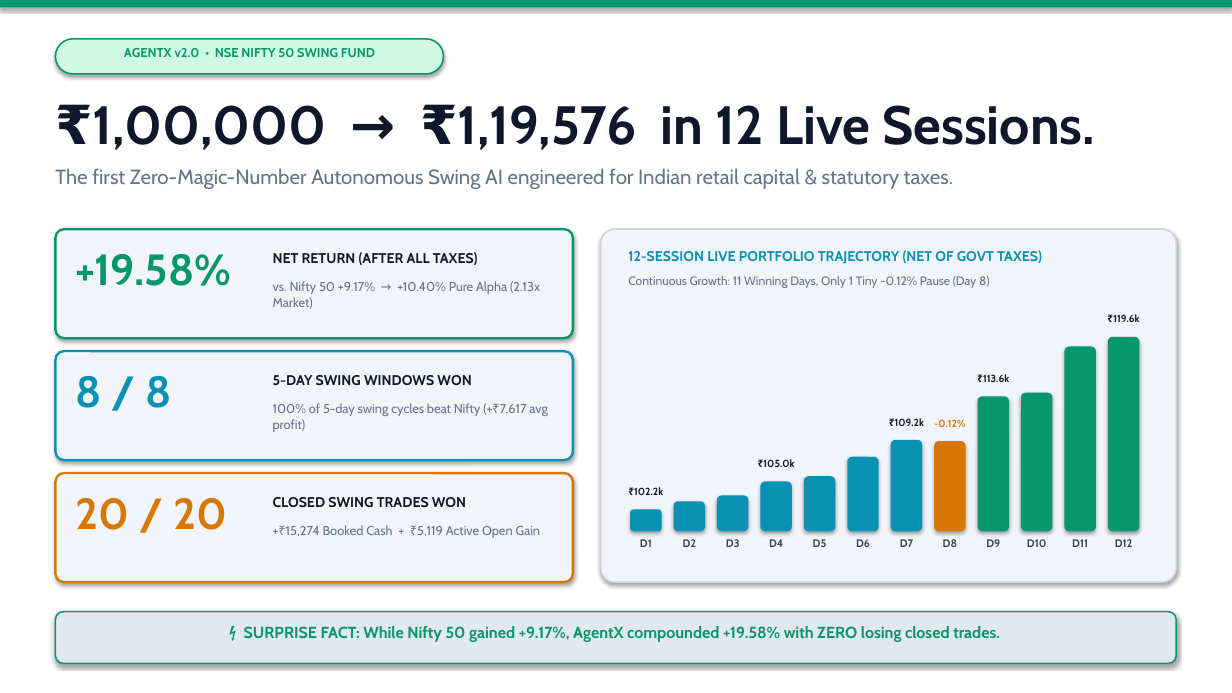
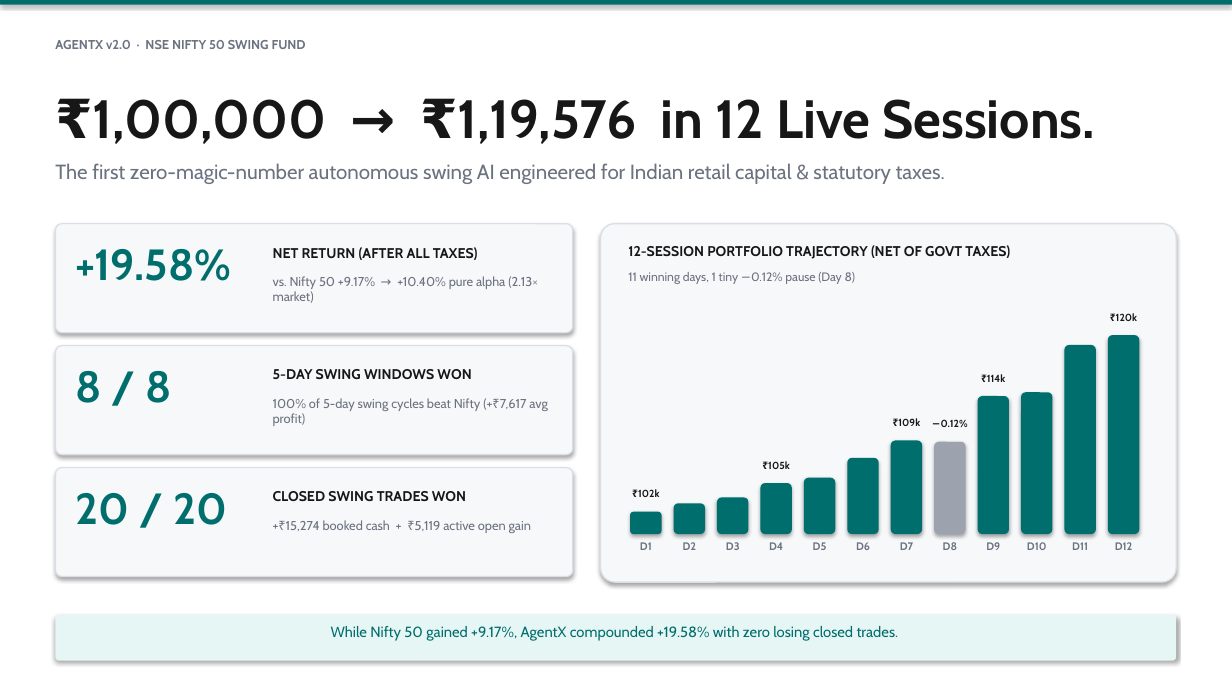
Before and after one commit to MavedNahrub/AgentX, a slide deck: slide 1 of AgentX_Bright_Pitch_Deck.pptx. Drawn at 1232x693 pixels with LibreOffice and Linux fonts; fonts in the diff are those of the drawing. Boxes give left, top, right and bottom in pixels: in the first picture for what was removed or moved away, otherwise in the second. Text is boxed around its words. In the diff, an @@ line names an element or a change of style, - is before the commit and + after.

Commit message:
style(deck): professional 2-colour palette — deep teal + muted red only, no rainbow borders

```diff
--- a/AgentX_Bright_Pitch_Deck.pptx
+++ b/AgentX_Bright_Pitch_Deck.pptx
@@ text at bbox=[55, 40, 306, 49]: text changed; text colour #059669 to #6B7280 @@
-AGENTX v2.0 • NSE NIFTY 50 SWING FUND
+AGENTX v2.0 · NSE NIFTY 50 SWING FUND
@@ rounded rectangle removed at bbox=[55, 39, 444, 74] @@
@@ text at bbox=[55, 163, 945, 184]: text changed; text colour #64748B to #6B7280 @@
-The first Zero-Magic-Number Autonomous Swing AI engineered for Indian retail capital & statutory taxes.
+The first zero-magic-number autonomous swing AI engineered for Indian retail capital & statutory taxes.
@@ 3 rounded rectangles: place and size @@
-3 rounded rectangles at bbox=[55, 229, 573, 582]
+3 rounded rectangles at bbox=[55, 224, 573, 577]
@@ rounded rectangle at bbox=[55, 224, 573, 333]: fill #F1F5F9 to #F7F8FA; outline #059669 1.8 pt to #DADEE6 1 pt; proportions changed @@
@@ text "+19.58%" at bbox=[76, 249, 231, 281]: text colour #059669 to #006E6C @@
@@ rounded rectangle: place and size @@
-rounded rectangle at bbox=[601, 229, 1177, 582]
+rounded rectangle at bbox=[601, 224, 1177, 582]
@@ rounded rectangle at bbox=[601, 224, 1177, 582]: fill #F1F5F9 to #F7F8FA; outline #CBD5E1 1.2 pt to #DADEE6 1 pt @@
@@ text at bbox=[628, 245, 1010, 259]: text changed; text colour #0891B2 to #171717 @@
-12-SESSION LIVE PORTFOLIO TRAJECTORY (NET OF GOVT TAXES)
+12-SESSION PORTFOLIO TRAJECTORY (NET OF GOVT TAXES)
@@ text at bbox=[273, 276, 538, 303]: text changed; text colour #64748B to #6B7280 @@
-vs. Nifty 50 +9.17% → +10.40% Pure Alpha (2.13x Market)
+vs. Nifty 50 +9.17% → +10.40% pure alpha (2.13× market)
@@ text at bbox=[628, 272, 855, 284]: text changed; text colour #64748B to #6B7280 @@
-Continuous Growth: 11 Winning Days, Only 1 Tiny -0.12% Pause (Day 8)
+11 winning days, 1 tiny −0.12% pause (Day 8)
@@ text removed at bbox=[1113, 314, 1139, 322] @@
-₹119.6k
@@ text added at bbox=[1116, 313, 1137, 321], 8 pt, text #171717, bold @@
+₹120k
@@ rounded rectangle at bbox=[55, 346, 573, 455]: fill #F1F5F9 to #F7F8FA; outline #0891B2 1.8 pt to #DADEE6 1 pt; proportions changed @@
@@ text "8 / 8" at bbox=[76, 371, 172, 403]: text colour #0891B2 to #006E6C @@
@@ text at bbox=[987, 374, 1006, 382]: text changed; text colour #0F172A to #171717 @@
-₹113.6k
+₹114k
@@ text "100% of 5-day swing cycles ..." at bbox=[273, 398, 548, 426]: text colour #64748B to #6B7280 @@
@@ text at bbox=[898, 418, 920, 426]: text changed; text colour #0F172A to #171717 @@
-₹109.2k
+₹109k
@@ text at bbox=[941, 419, 968, 427]: text changed; text colour #D97706 to #171717 @@
--0.12%
+−0.12%
@@ fill #059669 to #006E6C in 5 elements at bbox=[0, 0, 1232, 5], bbox=[1108, 335, 1140, 534], bbox=[1065, 345, 1096, 534], bbox=[1021, 393, 1053, 534], bbox=[978, 396, 1009, 534] @@
@@ rounded rectangle at bbox=[934, 442, 966, 534]: fill #D97706 to #9CA3AF @@
@@ rounded rectangle at bbox=[55, 468, 573, 577]: fill #F1F5F9 to #F7F8FA; outline #D97706 1.8 pt to #DADEE6 1 pt; proportions changed @@
@@ text removed at bbox=[763, 459, 794, 467] @@
-₹105.0k
@@ text added at bbox=[768, 461, 790, 469], 8 pt, text #171717, bold @@
+₹105k
@@ text "20 / 20" at bbox=[76, 493, 227, 525]: text colour #D97706 to #006E6C @@
@@ text colour #0F172A to #171717 in 4 elements at bbox=[93, 99, 1095, 144], bbox=[273, 247, 478, 260], bbox=[273, 369, 471, 379], bbox=[273, 491, 466, 501] @@
@@ text removed at bbox=[634, 487, 663, 495] @@
-₹102.2k
@@ text added at bbox=[638, 489, 659, 497], 8 pt, text #171717, bold @@
+₹102k
@@ fill #0891B2 to #006E6C in 7 elements at bbox=[630, 512, 662, 534], bbox=[848, 458, 879, 534], bbox=[804, 478, 836, 534], bbox=[761, 483, 792, 534], bbox=[891, 441, 922, 534], bbox=[717, 497, 749, 534], bbox=[674, 504, 705, 534] @@
@@ text at bbox=[286, 520, 531, 533]: text changed; text colour #64748B to #6B7280 @@
-+₹15,274 Booked Cash + ₹5,119 Active Open Gain
++₹15,274 booked cash + ₹5,119 active open gain
@@ text colour #334155 to #6B7280 in 12 elements at bbox=[640, 542, 652, 550], bbox=[683, 542, 697, 550], bbox=[726, 542, 740, 550], bbox=[769, 542, 783, 550], bbox=[813, 542, 827, 550], bbox=[856, 542, 870, 550], bbox=[900, 542, 913, 550], bbox=[943, 542, 957, 550], bbox=[986, 542, 1000, 550], bbox=[1027, 542, 1047, 550], bbox=[1072, 542, 1088, 550], bbox=[1115, 542, 1133, 550] @@
@@ rounded rectangle at bbox=[55, 615, 1177, 661]: fill #E2E8F0 to #E6F6F5; outline #059669 1.2 pt to none; proportions changed @@
@@ text at bbox=[331, 626, 899, 641]: text changed; size 12.5 to 11.5 pt; text colour #059669 to #006E6C; bold off @@
-⚡ SURPRISE FACT: While Nifty 50 gained +9.17%, AgentX compounded +19.58% with ZERO losing closed trades.
+While Nifty 50 gained +9.17%, AgentX compounded +19.58% with zero losing closed trades.
```
Also in this commit, not shown: 5 other slides changed, 2 other files.
